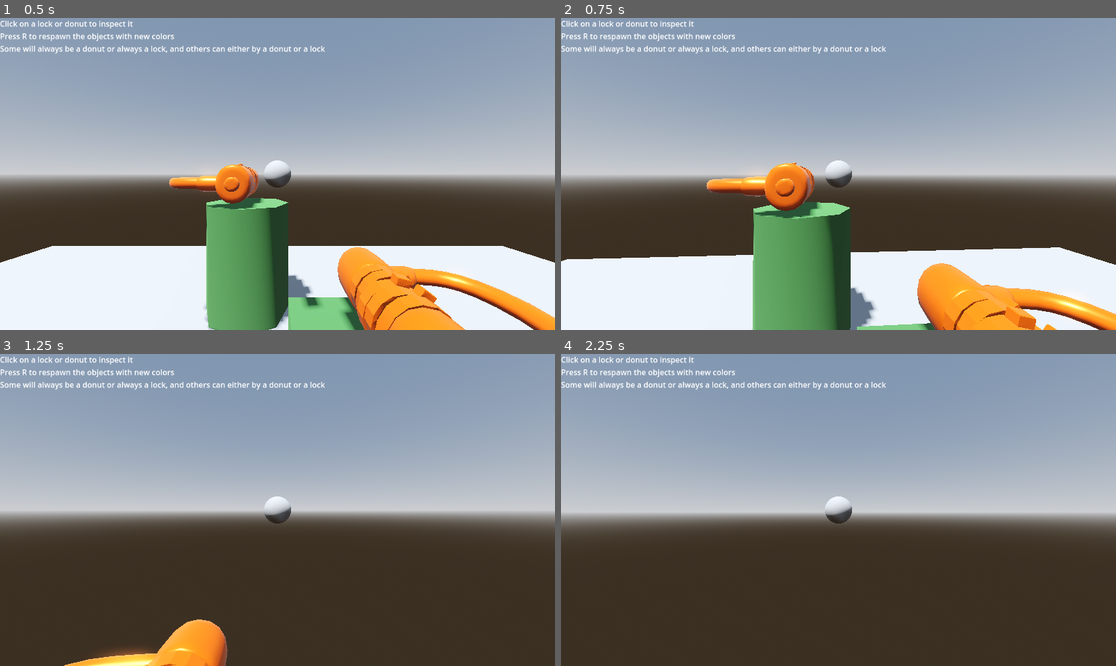
Above: before the commit, frames 1-4 (two rows, left to right).
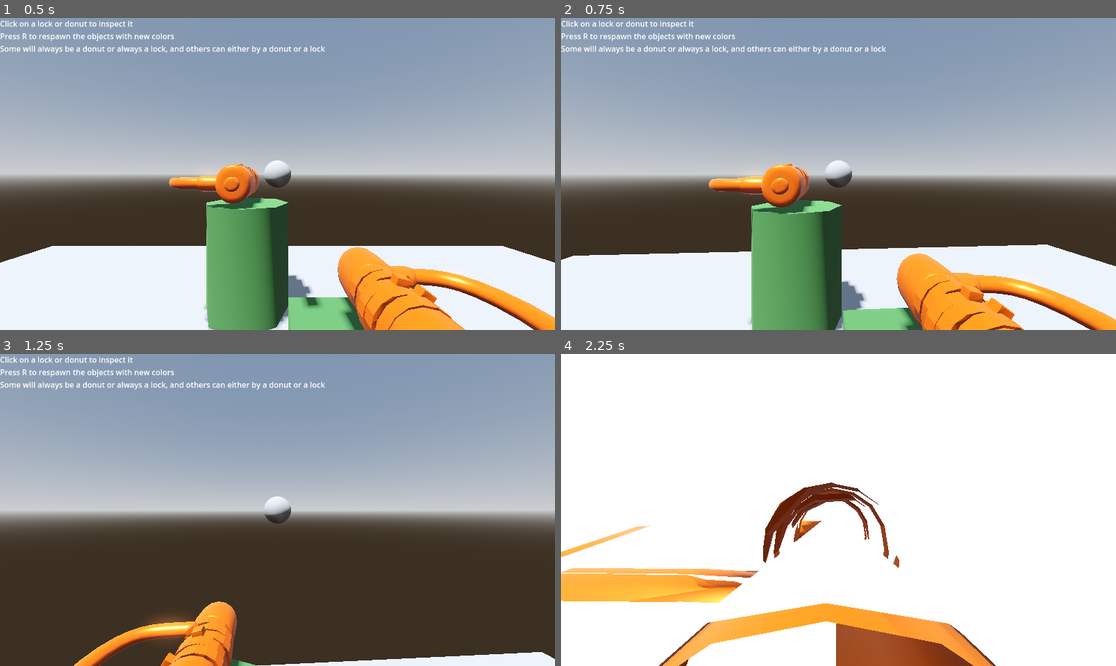
Above: after the commit, the same moments.

Repository: nugamestudioclub/mop-boss
Game: Godot game, scene res://scene/world.tscn
The game is run twice, just before and just after one commit, with the same random seed, the same clock (stepped at 60 frames per second) and the same inputs.
Inputs (mouse positions are in pixels of both pictures, inside the frame that each line leads up to):
- Up to frame 1 (0.5 s): no input
- Up to frame 2 (0.75 s): tap A (move_left) at 0.5 s; move the mouse to (866, 174) at 0.52 s; hold W (move_forward) from 0.53 s (still down); tap Shift (sprint) at 0.6 s; click (866, 174) at 0.67 s
- Up to frame 3 (1.25 s): keep holding W (move_forward); tap Space (jump) at 0.77, 0.8, 1.07 s
- Up to frame 4 (2.25 s): keep holding W (move_forward); tap A (move_left) at 1.25, 2 s; move the mouse to (810, 510) at 1.27 s; tap Space (jump) at 1.35, 1.52, 1.82 s; tap Shift (sprint) at 1.55 s; move the mouse to (849, 503) at 2.02 s; tap E (interact) at 2.1 s

Frame 1 is identical in both runs. In frame 2, 8.1% of the frame differs, in the area x 0-100%, y 46-100%; in frame 3, 4.2%; in frame 4, 100%, in the area x 0-100%, y 0-100%.

Commit message:
tidied up player movement script

Diff:
--- a/script/player.gd
+++ b/script/player.gd
@@ -9,10 +9,11 @@
 var pause_mouse_mode = Input.MOUSE_MODE_VISIBLE
 
 # Player movement parameters
-const walk_speed := 0.5 # 1.5 # meters / second
-const jump_velocity := 4 # meters / second
+const walk_acceleration: float = 14 # meters / second^2
+var player_damp: float = 7 # meters / second^2
+const jump_velocity: float = 4.5 # meters / second
 var player_mass: float = self.mass
-var player_damp: float = 10 # self.linear_damp
+
 var mouse_sensitivity := 0.001
 var min_pitch := -60
 var max_pitch := 60
@@ -63,22 +64,27 @@
 # Called every frame. 'delta' is the elapsed time since the previous frame.
 func _process(delta: float) -> void:
 	if can_move:
-		var input := Vector3.ZERO # create blank vector3
-		input.x = Input.get_axis("move_left", "move_right") # returns -1.0 if first, 0.0 if none
-		input.z = Input.get_axis("move_forward", "move_back") # returns +1.0 if second, 0.0 if both
+		var cardinal_direction := Vector3.ZERO # create blank vector3
+		cardinal_direction.x = Input.get_axis("move_left", "move_right") # returns -1.0 if first, 0.0 if none
+		cardinal_direction.z = Input.get_axis("move_forward", "move_back") # returns +1.0 if second, 0.0 if both
 
-		if sprinting: input *= 1.25
+		# Uses twist_pivot to change movement relative to pivot of the rotated twist
 
-		# twist_pivot to change movement relative to pivot of the rotated twist
+		var directional_vector: Vector3 = twist_pivot.basis * cardinal_direction.normalized() # normalized to fix issue of faster diagonal
+		var move_force: float = (player_mass * walk_acceleration) # F = ma
+		print(delta)
+		# (0.5 * 1) so 0.5 acceleration force applied per second
 
-		var directional_force: Vector3 = twist_pivot.basis * input
-		var move_speed: float = walk_speed * (player_mass / delta)
+		var walk_force = directional_vector * move_force # no apply delta, central force already time
+		if sprinting: walk_force *= 1.25
 
-		var walk_force = directional_force * move_speed # - damp_force
-		apply_central_force(walk_force)
+		var damp_force = Vector3(linear_velocity.x, 0, linear_velocity.z) * player_damp
+		# damp * walk_speed = move_force | damp = move_force/walk_speed
 
-		var damp_force = player_damp * Vector3(linear_velocity.x, 0, linear_velocity.z)
-		apply_central_force(-damp_force)
+		apply_central_force(walk_force - damp_force)
+
+		print("VELO", self.linear_velocity.length())
+
 		# Pauses locking the mouse
 		if Input.is_action_just_pressed("ui_cancel"):
 			Input.set_mouse_mode(pause_mouse_mode)
